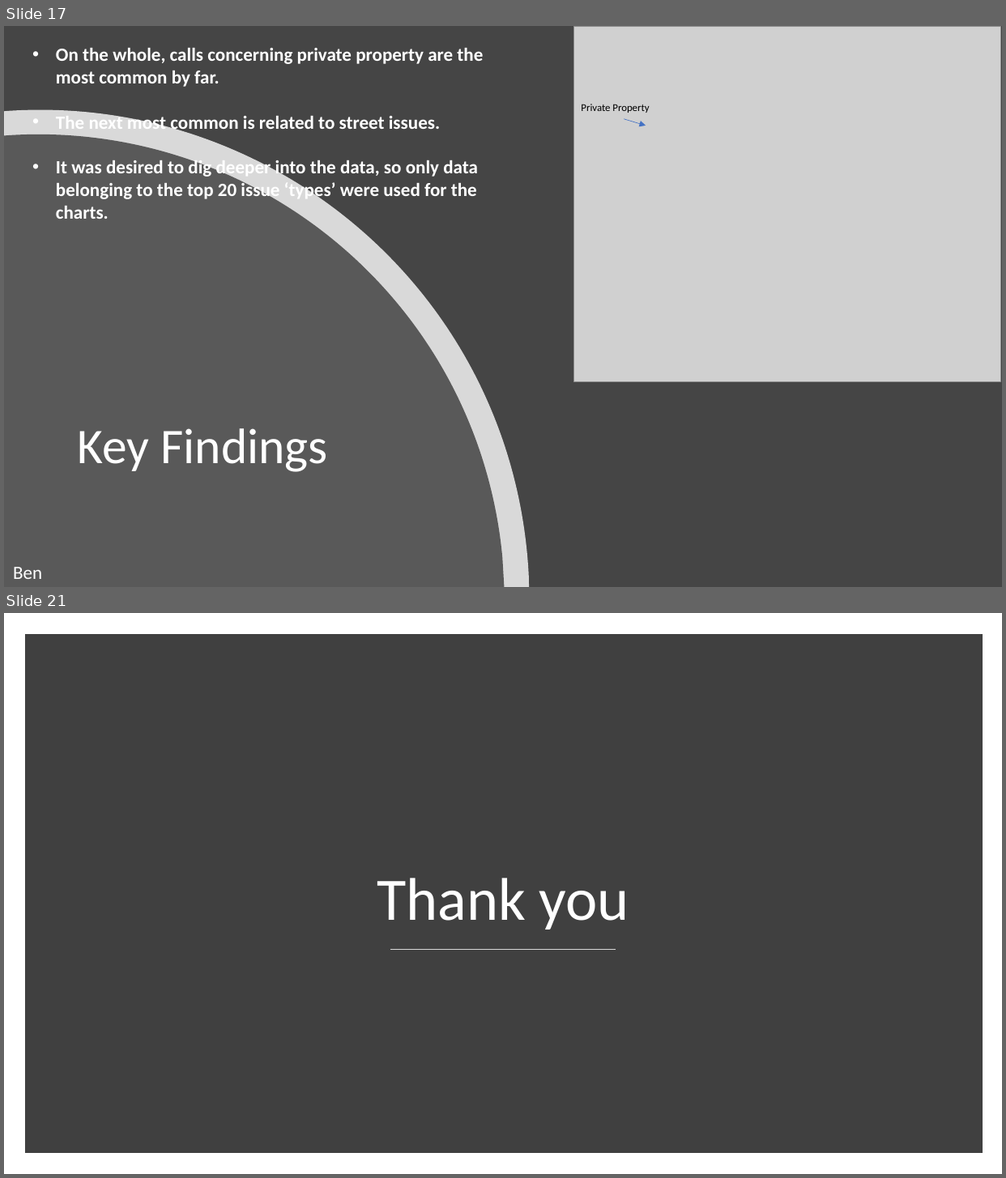
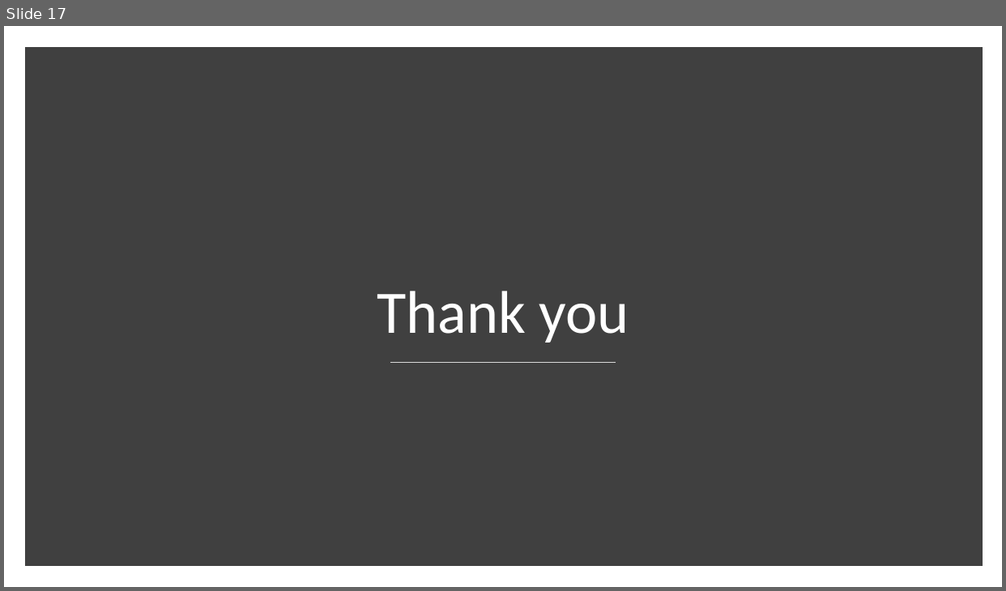
Before and after one commit to Sasmita28/city-service, a slide deck: BootcampProject2Presentation.pptx. Shown one above the other, each under a label of ours: slides 17 and 21 before the commit, slide 17 after it; the slides between them are not shown. The pictures are 1006x1178 and 1006x591 pixels, drawn with LibreOffice and Linux fonts; fonts in the diff are those of the drawing; grey boxes stand for pictures. Boxes give left, top, right and bottom in pixels: in the first picture for what was removed or moved away, otherwise in the second. Text is boxed around its words. In the diff, an @@ line names an element or a change of style, - is before the commit and + after.

```diff
--- a/BootcampProject2Presentation.pptx
+++ b/BootcampProject2Presentation.pptx
@@ slide 17 removed at box(4, 26, 1002, 587), background #454545 @@
@@ text removed at box(56, 48, 483, 219) @@
-• On the whole, calls concerning private property are the most common by far.
-• The next most common is related to street issues.
-• It was desired to dig deeper into the data, so only data belonging to the top 20 issue ‘types’ were used for the charts.
@@ picture removed at box(573, 26, 1000, 382) @@
@@ freeform shape removed at box(4, 110, 529, 587) @@
@@ text removed at box(581, 104, 649, 113) @@
-Private Property
@@ arrow removed from (624, 119) to (646, 126) @@
@@ freeform shape removed at box(4, 135, 504, 587) @@
@@ title removed at box(78, 429, 328, 472) @@
-Key Findings
@@ text removed at box(13, 567, 42, 579) @@
-Ben
@@ what was slide 21 is now slide 17 @@
```
Also in this commit, not shown: 11 slides changed, 3 other slides removed, 8 other files.
